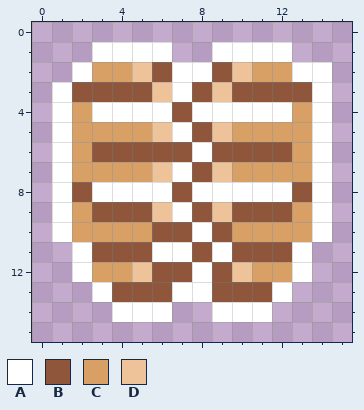
Two versions of one pixel-art file, Resources/Sprites/Items/corpse_parts/holy_rib_cage.aseprite. That is the earlier state.
16x16 pixels, 1 frame.
Palette (. is transparent): A #ffffff  B #8f563b  C #d9a066  D #eec39a
Pixels before, first column x 1:
 1 ..AAAA..AAAA..
 2 .ACCDBAABDCCAA
 3 ABBBBDABDBBBBA
 4 ACAAAABAAAAACA
 5 ACCCCDABDCCCCA
 6 ACBBBBBABBBBCA
 7 ACCCCDABDCCCCA
 8 ABAAAABAAAAABA
 9 ACBBBDABDBBBCA
10 ACCCCBBABCCCCA
11 .ABBBAABABBBA.
12 .ACCDBBABDCCA.
13 ..ABBBAABBBA..
14 ...AAA..AAA...
And afterwards:
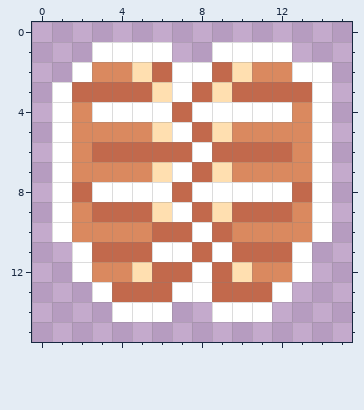
Difference:
colour B: #8f563b -> #c2694c
colour C: #d9a066 -> #da895f
colour D: #eec39a -> #ffdfb0
